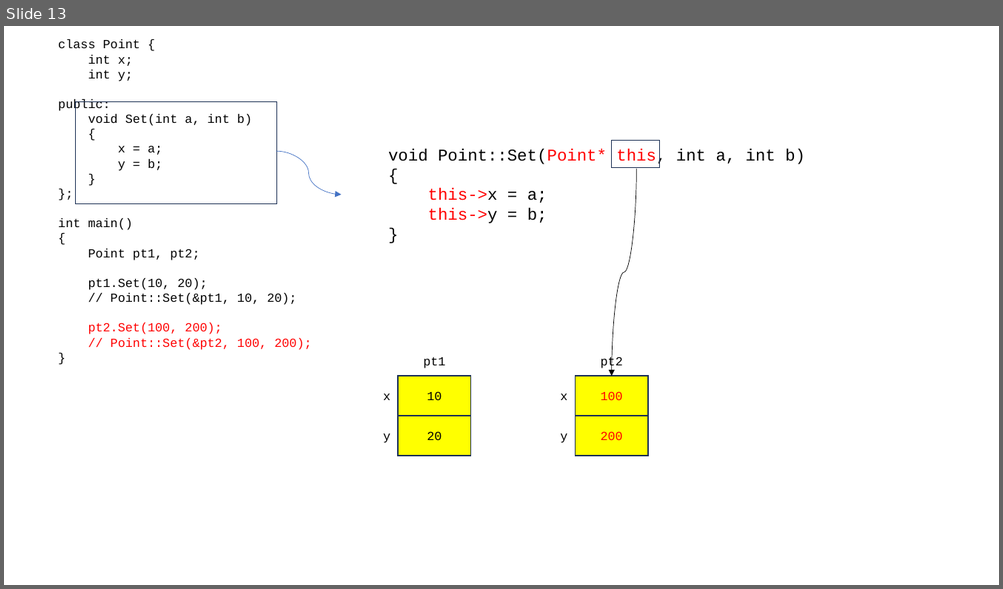
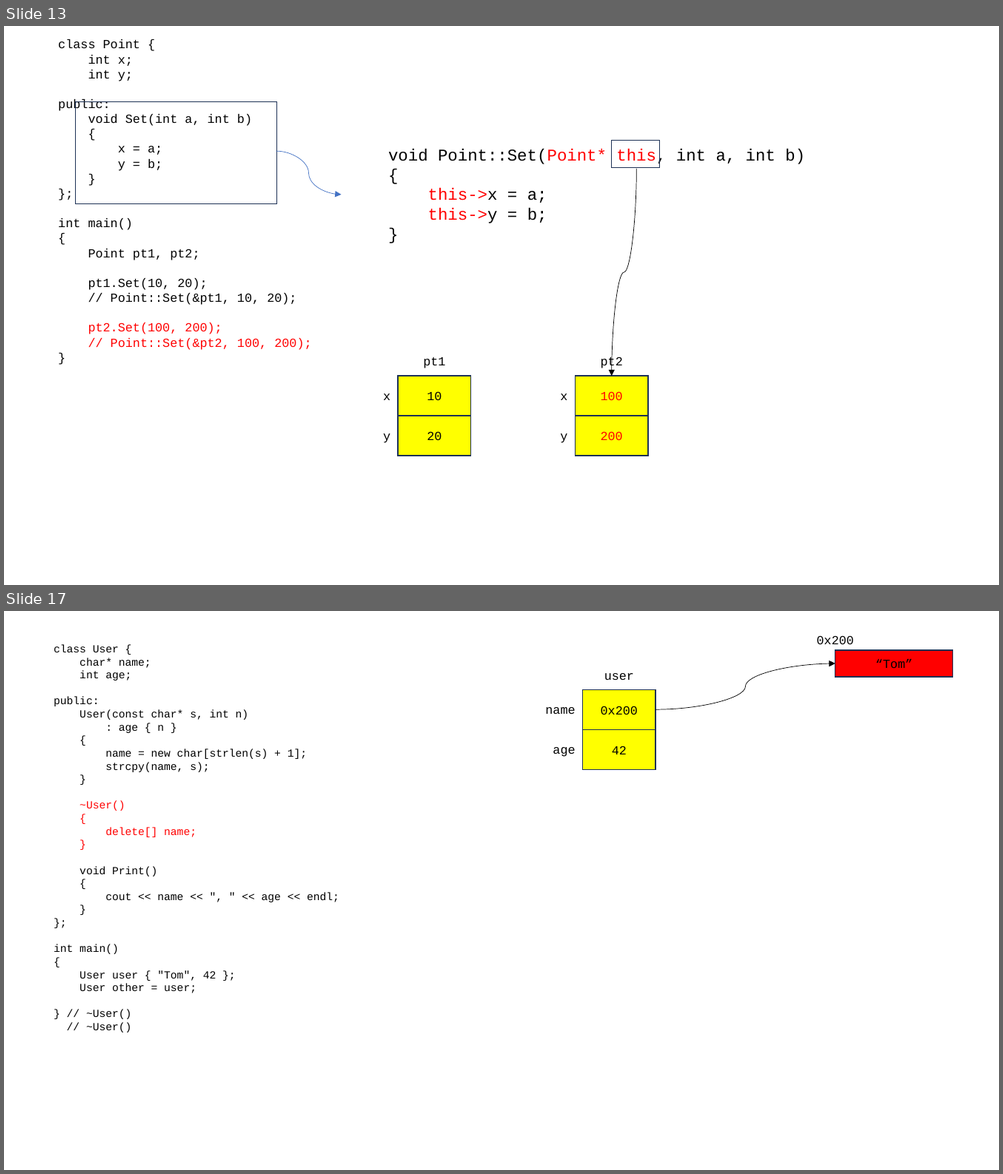
Before and after one commit to joonsungk/cpp_231023, a slide deck: cpp_231023.pptx. Shown one above the other, each under a label of ours: slide 13 before the commit, slides 13 and 17 after it; the slides between them are not shown. The pictures are 1003x589 and 1003x1174 pixels, drawn with LibreOffice and Linux fonts; fonts in the diff are those of the drawing. Boxes give left, top, right and bottom in pixels: in the first picture for what was removed or moved away, otherwise in the second. Text is boxed around its words. In the diff, an @@ line names an element or a change of style, - is before the commit and + after.

```diff
--- a/cpp_231023.pptx
+++ b/cpp_231023.pptx
@@ slide 17 added at box(4, 611, 999, 1170), background #FFFFFF @@
@@ text added at box(54, 644, 339, 1033), 10.5 pt, text #000000 @@
+class User {
+char* name;
+int age;
+public:
+User(const char* s, int n)
+: age { n }
+{
+name = new char[strlen(s) + 1];
+strcpy(name, s);
+}
+~User()
+{
+delete[] name;
+}
+void Print()
+{
+cout << name << ", " << age << endl;
+}
+};
+int main()
+{
+User user { "Tom", 42 };
+User other = user;
+} // ~User()
+// ~User()
@@ text added at box(817, 635, 854, 644), 12 pt, text #000000 @@
+0x200
@@ rectangle added at box(835, 649, 953, 677), fill #FF0000, outline #1E3256 1 pt, 12 pt, text #000000 @@
+“Tom”
@@ text added at box(604, 673, 634, 680), 12 pt, text #000000 @@
+user
@@ curved arrow added from (655, 709) to (835, 664), #000000 0.5 pt @@
@@ rectangle added at box(582, 689, 655, 729), fill #FFFF00, outline #1E3256 1 pt, 12 pt, text #000000 @@
+0x200
@@ text added at box(545, 707, 575, 714), 12 pt, text #000000 @@
+name
@@ rectangle added at box(582, 729, 655, 770), fill #FFFF00, outline #1E3256 1 pt, 12 pt, text #000000 @@
+42
@@ text added at box(552, 747, 575, 757), 12 pt, text #000000 @@
+age
```
Also in this commit, not shown: 3 other slides added, 1 other file.
